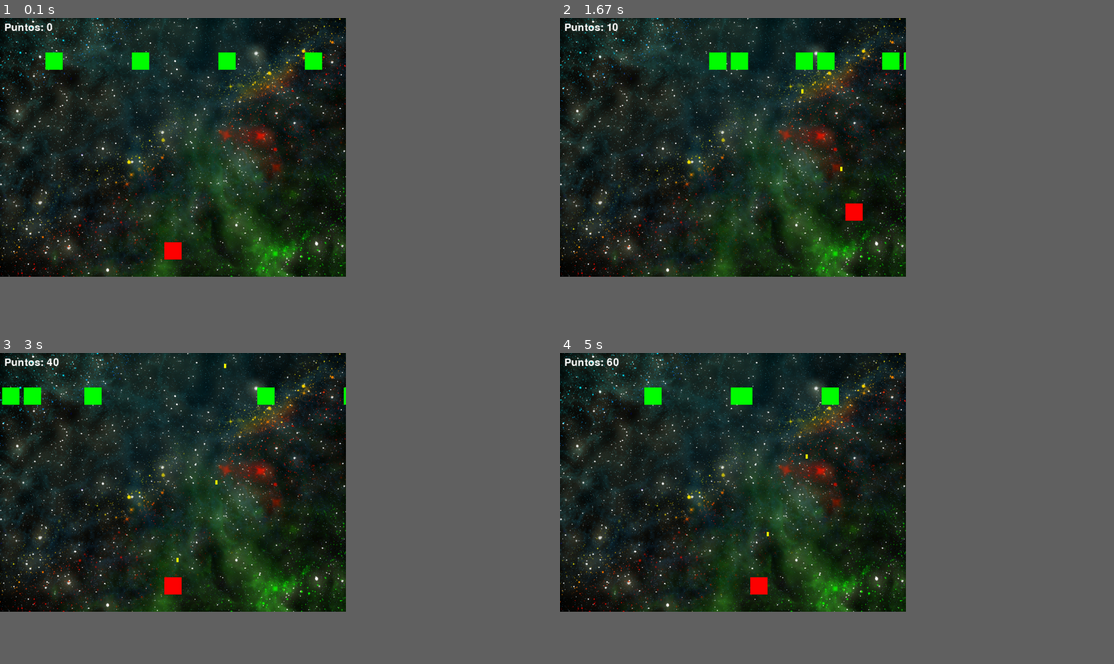
Above: before the commit, frames 1-4 (two rows, left to right).
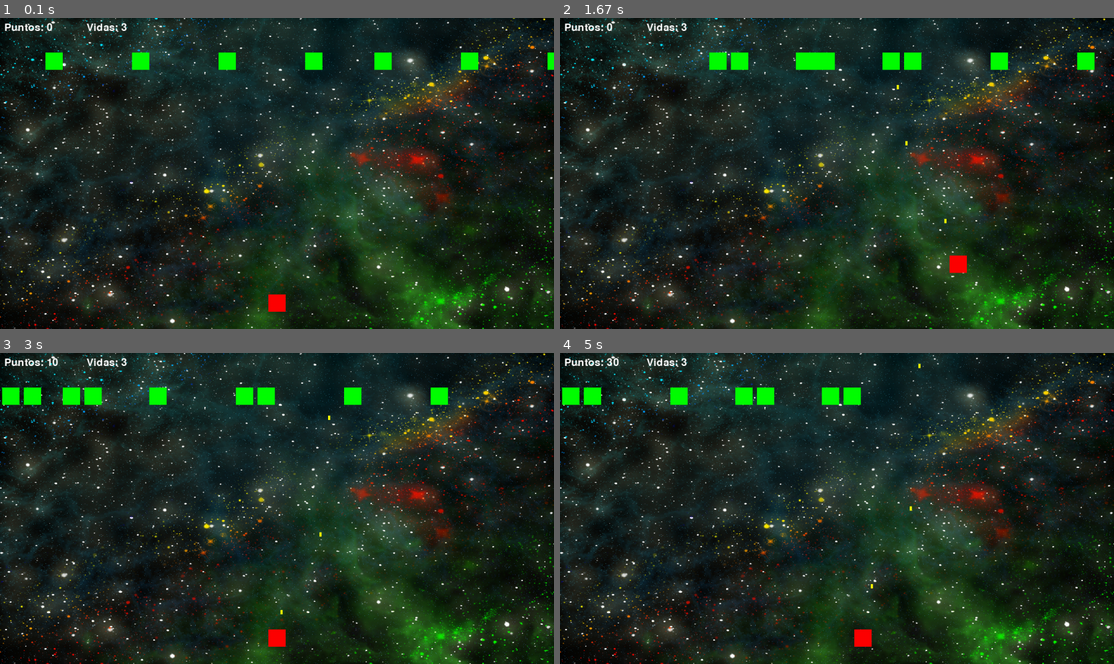
Above: after the commit, the same moments.

Repository: AdrianPTGit/Primer-intento-de-juego-con-PyGame-y-python
Game: pygame game, started from mi_juego_pygame/src/main.py
The game is run twice, just before and just after one commit, with the same random seed, the same clock (stepped at 60 frames per second) and the same inputs.
Inputs:
- Up to frame 1 (0.1 s): no input
- Up to frame 2 (1.67 s): hold Right 0.33-0.8 s; hold Up 0.83-1.13 s; tap Space at 0.9, 1.23, 1.53 s; hold Right 1.17-1.63 s
- Up to frame 3 (3 s): hold Left 1.67-2.2 s; tap Space at 1.73, 2.03, 2.3, 2.63, 2.93 s; hold Down 2.23-2.53 s; hold Left 2.57-2.97 s
- Up to frame 4 (5 s): hold Up 3-3.37 s; tap Space at 3.07, 3.47, 3.77, 4.13, 4.53, 4.83 s; hold Right 3.4-4.03 s; hold Down 4.07-4.43 s; hold Left 4.47-4.93 s; hold Right from 4.97 s (still down)
In our replay, the window is 562x421 before the commit and 900x506 after it. These sizes can differ from the game's own. Grey fills any space a smaller window leaves; there, only what the larger window draws over its background counts as a difference.

The runs differ from the first frame. In frame 1, 66% of the frame differs, in the area x 0-100%, y 0-100%; in frame 2, 66%; in frame 3, 66%; in frame 4, 67%.

Commit message:
Agregado vidas al player y vidas  pindatas en pantalla

Diff:
--- a/mi_juego_pygame/src/main.py
+++ b/mi_juego_pygame/src/main.py
@@ -55,10 +55,17 @@
 
     # --- Detección de colisiones ---
 
-    # 1️⃣ Jugador colisiona con enemigo
-    if pygame.sprite.spritecollide(jugador, enemigos, False):
-        print("💥 ¡Jugador tocado por enemigo!")
-        running = False  # o podrías restar vida, reiniciar, etc.
+    # Jugador colisiona con enemigo
+    colision = pygame.sprite.spritecollide(jugador, enemigos, False)
+    if colision:
+        jugador.vidas -= 1  # resta una vida
+        print(f"¡Jugador tocado! Vidas: {jugador.vidas}")
+        if jugador.vidas <= 0:
+            print("¡Juego terminado!")
+            running = False  # termina el juego
+        else:
+            # opcional: reposicionar jugador para no perder varias vidas de golpe
+            jugador.rect.center = (WIDTH // 2, HEIGHT - 60)
 
     # 2️⃣ Bala impacta enemigo
     impactos = pygame.sprite.groupcollide(enemigos, balas, True, True)
@@ -73,10 +80,16 @@
     pantalla.blit(FONDO_PANTALLA_JUEGO, (0, 0))
     todos_sprites.draw(pantalla)
     balas.draw(pantalla)
+
     # --- Dibujar puntuación ---
 
     texto_puntos = font.render(f"Puntos: {jugador.puntos}", True, (255, 255, 255))
     pantalla.blit(texto_puntos, (10, 10))
+
+    # --- Dibujar vidas ---
+
+    texto_puntos = font.render(f"Vidas: {jugador.vidas}", True, (255, 255, 255))
+    pantalla.blit(texto_puntos, (200, 10))
     pygame.display.flip()
 
 pygame.quit()
--- a/mi_juego_pygame/src/player.py
+++ b/mi_juego_pygame/src/player.py
@@ -14,8 +14,8 @@
         self.rect = self.image.get_rect()  # Obtiene un rectángulo que delimita la superficie (útil para colisiones y posición)
         self.rect.center = (x, y)  # Posiciona el centro del rectángulo en las coordenadas (x, y) que recibimos
         self.velocidad = 5  # Velocidad de movimiento del jugador en píxeles por frame
-
         self.puntos = 0  # <-- NUEVO atributo de puntuación
+        self.vidas = 3  # Vidas iniciales
 
 
     # Método update se llama automáticamente cada frame cuando usamos un grupo de sprites
--- a/mi_juego_pygame/src/settings.py
+++ b/mi_juego_pygame/src/settings.py
@@ -3,8 +3,8 @@
 # Configuración general del juego
 
 # Dimensiones de la ventana
-WIDTH = 800
-HEIGHT = 600
+WIDTH = 1280
+HEIGHT = 720
 
 # FPS
 FPS = 60
